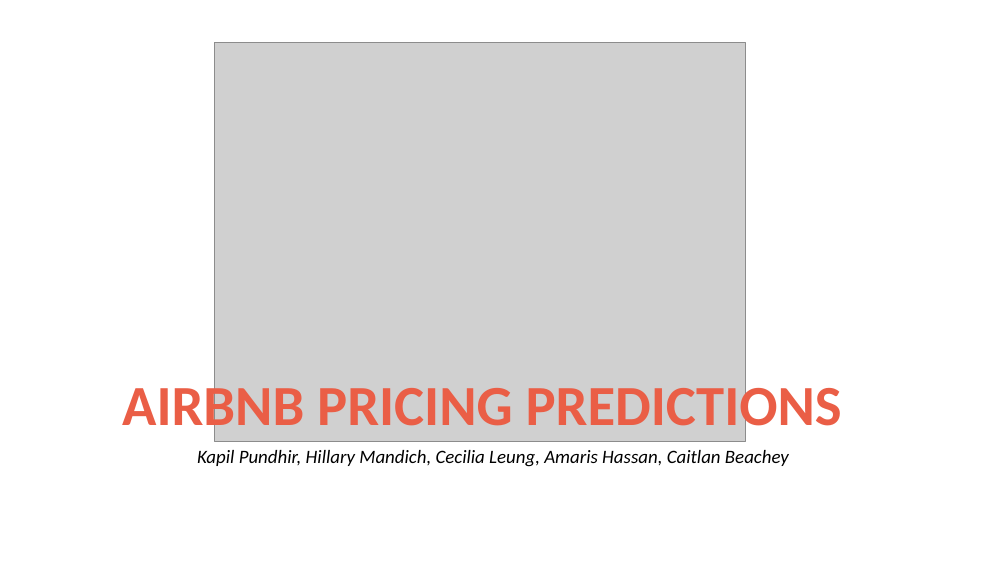
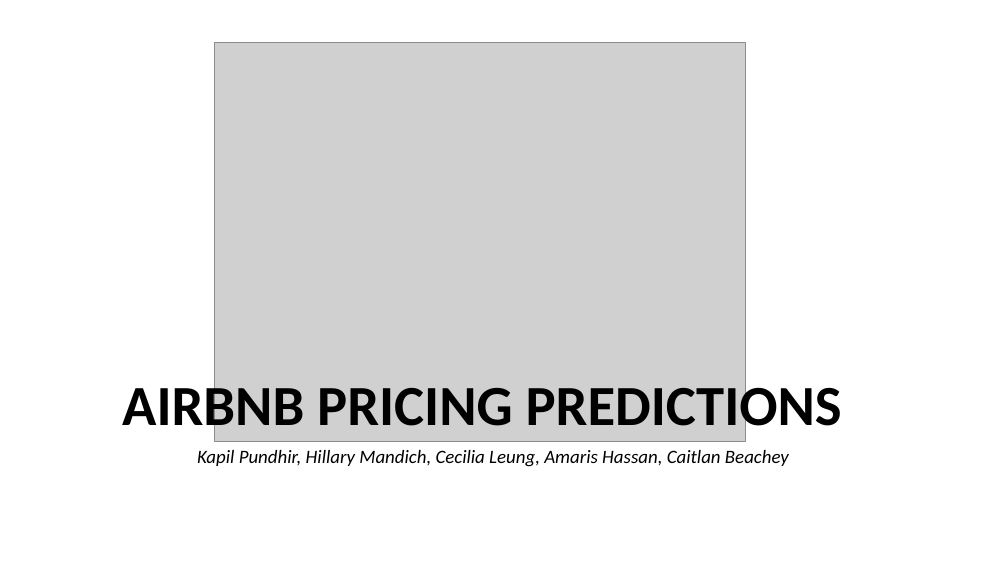
Before and after one commit to kman4/AirbnbPredictions, a slide deck: slide 1 of Airbnb Price Predictions (Model).pptx. Drawn at 1008x567 pixels with LibreOffice and Linux fonts; fonts in the diff are those of the drawing; grey boxes stand for pictures. Boxes give left, top, right and bottom in pixels: in the first picture for what was removed or moved away, otherwise in the second. Text is boxed around its words. In the diff, an @@ line names an element or a change of style, - is before the commit and + after.

```diff
--- a/Airbnb Price Predictions (Model).pptx
+++ b/Airbnb Price Predictions (Model).pptx
@@ text "AIRBNB PRICING PREDICTIONS" at box(122, 377, 842, 438): text colour #EA5E46 to #000000 @@
```
Also in this commit, not shown: 2 other slides changed.
